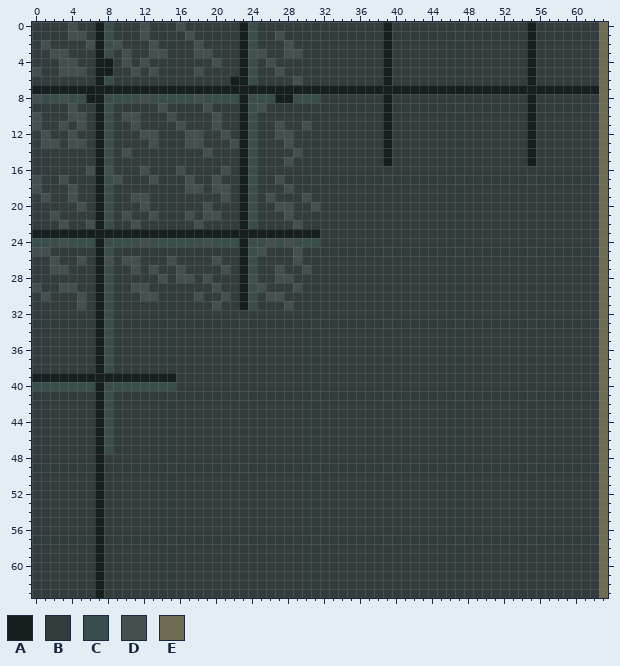
File history of a pixel-art sprite, images/tiles/floor.png. Above, as it was before the edit.
The file is 64x64 pixels.
Palette (. is transparent): A #161e1e  B #343d3d  C #3a4d4d  D #444f4f  E #6f6d51
Pixels before (only the part around the change), first column x 0:
 0 BBBBDBBACBBBDBBBDBBBBBBACBBBBBBBBBBBBBBABBBBBBBBBBBBBBBABBBBBBBE
 1 BBBBDDBACBBBDBBBBDBBBBBACBBDBBBBBBBBBBBABBBBBBBBBBBBBBBABBBBBBBE
 2 BDBBBBDACDBBBDBBBBDBBBBACBBBDBBBBBBBBBBABBBBBBBBBBBBBBBABBBBBBBE
 3 BBDDBBBACBDBBDDBBBDDBBBADDBBDDBBBBBBBBBABBBBBBBBBBBBBBBABBBBBBBE
 4 BBBDDBBAABDBDBBBBBBBDBBACBDBBBBBBBBBBBBABBBBBBBBBBBBBBBABBBBBBBE
 5 DBBDDDBAABBDBDBBBBDBBBBACBBDBBBBBBBBBBBABBBBBBBBBBBBBBBABBBBBBBE
 6 BBBBBBBACBBBBBBBBBBBBBAACBBBBDBBBBBBBBBABBBBBBBBBBBBBBBABBBBBBBE
 7 AAAAAAAAAAAAAAAAAAAAAAAAAAAAAAAAAAAAAAAAAAAAAAAAAAAAAAAAAAAAAAAE
 8 DCCDCCAACCCCDCCCCCDCCCCACCCAACCCBBBBBBBABBBBBBBBBBBBBBBABBBBBBBE
 9 BBBBDBBACBBBBBDBBBBDBBBACDBBBBBBBBBBBBBABBBBBBBBBBBBBBBABBBBBBBE
10 DBBBDDBACBDDBBBDBBBBDBBACBBBBBBBBBBBBBBABBBBBBBBBBBBBBBABBBBBBBE
11 DBBDBDBACBBDBBBBDBBBDBBACBBDBBDBBBBBBBBABBBBBBBBBBBBBBBABBBBBBBE
12 BDBBDBBACBBBDDBBBDDBBDBACBBDDBBBBBBBBBBABBBBBBBBBBBBBBBABBBBBBBE
13 BDDBDDBACBBBBDBBBDDBBBDACBBBDBBBBBBBBBBABBBBBBBBBBBBBBBABBBBBBBE
14 BBBBBBBACBDBBBBBBBBDBBBACBBBBDBBBBBBBBBABBBBBBBBBBBBBBBABBBBBBBE
15 BBBBBBBACBBBBBBBBBBBBBBACBBBDBBBBBBBBBBABBBBBBBBBBBBBBBABBBBBBBE
16 BBBBBBDADBBBDBBBDBBBBDBACBBBBBBBBBBBBBBBBBBBBBBBBBBBBBBBBBBBBBBE
17 DBBDBBBACDBBBDBBBDBBDBBACBBDBBBBBBBBBBBBBBBBBBBBBBBBBBBBBBBBBBBE
18 DBBBDBBACBBBBBBBBDDBDDBACBBBDBBBBBBBBBBBBBBBBBBBBBBBBBBBBBBBBBBE
19 BDBBDBBACBBDDBBBBBBBBDBACBDBBBDBBBBBBBBBBBBBBBBBBBBBBBBBBBBBBBBE
20 BBBBBDBACBBBDBBBBBBDBBBACBBDDBBDBBBBBBBBBBBBBBBBBBBBBBBBBBBBBBBE
21 BBDBBBBACBDBBDBBBDBDDBBACBBBDBBBBBBBBBBBBBBBBBBBBBBBBBBBBBBBBBBE
22 BBBDBBDACBBDBBBBBBDBBBBACBBBBDBBBBBBBBBBBBBBBBBBBBBBBBBBBBBBBBBE
23 AAAAAAAAAAAAAAAAAAAAAAAAAAAAAAAABBBBBBBBBBBBBBBBBBBBBBBBBBBBBBBE
24 CCCDCCCACCCCDCCCCCCDCCCACCDCDCCCBBBBBBBBBBBBBBBBBBBBBBBBBBBBBBBE
25 DDBBBBBACBBBBBBBBBBBBBBACDBBBDBBBBBBBBBBBBBBBBBBBBBBBBBBBBBBBBBE
26 BBDBBDBADBDDBBBDBBBBDBBACBBBBDBBBBBBBBBBBBBBBBBBBBBBBBBBBBBBBBBE
27 BBDDBBBACBBDBDBBDBBBBDBACBBDBBDBBBBBBBBBBBBBBBBBBBBBBBBBBBBBBBBE
28 BBBBBBBACBBBBBDBDDBDBBBADBBDDBBBBBBBBBBBBBBBBBBBBBBBBBBBBBBBBBBE
29 DBBDDBBACBBDDBBBBBBBDBBACDBBBDBBBBBBBBBBBBBBBBBBBBBBBBBBBBBBBBBE
30 BDBBBDBACBBBDDBBBBDBBDBACBDDBBBBBBBBBBBBBBBBBBBBBBBBBBBBBBBBBBBE
31 BBBBBDBACBBBBBBBBBBBDBBACBBBDBBBBBBBBBBBBBBBBBBBBBBBBBBBBBBBBBBE
32 BBBBBBBACBBBBBBBBBBBBBBBBBBBBBBBBBBBBBBBBBBBBBBBBBBBBBBBBBBBBBBE
33 BBBBBBBACBBBBBBBBBBBBBBBBBBBBBBBBBBBBBBBBBBBBBBBBBBBBBBBBBBBBBBE
34 BBBBBBBACBBBBBBBBBBBBBBBBBBBBBBBBBBBBBBBBBBBBBBBBBBBBBBBBBBBBBBE
35 BBBBBBBACBBBBBBBBBBBBBBBBBBBBBBBBBBBBBBBBBBBBBBBBBBBBBBBBBBBBBBE
36 BBBBBBBACBBBBBBBBBBBBBBBBBBBBBBBBBBBBBBBBBBBBBBBBBBBBBBBBBBBBBBE
37 BBBBBBBACBBBBBBBBBBBBBBBBBBBBBBBBBBBBBBBBBBBBBBBBBBBBBBBBBBBBBBE
38 BBBBBBBACBBBBBBBBBBBBBBBBBBBBBBBBBBBBBBBBBBBBBBBBBBBBBBBBBBBBBBE
39 AAAAAAAAAAAAAAAABBBBBBBBBBBBBBBBBBBBBBBBBBBBBBBBBBBBBBBBBBBBBBBE
40 CCCCCCCACCCCCCCCBBBBBBBBBBBBBBBBBBBBBBBBBBBBBBBBBBBBBBBBBBBBBBBE
41 BBBBBBBACBBBBBBBBBBBBBBBBBBBBBBBBBBBBBBBBBBBBBBBBBBBBBBBBBBBBBBE
42 BBBBBBBACBBBBBBBBBBBBBBBBBBBBBBBBBBBBBBBBBBBBBBBBBBBBBBBBBBBBBBE
43 BBBBBBBACBBBBBBBBBBBBBBBBBBBBBBBBBBBBBBBBBBBBBBBBBBBBBBBBBBBBBBE
44 BBBBBBBACBBBBBBBBBBBBBBBBBBBBBBBBBBBBBBBBBBBBBBBBBBBBBBBBBBBBBBE
45 BBBBBBBACBBBBBBBBBBBBBBBBBBBBBBBBBBBBBBBBBBBBBBBBBBBBBBBBBBBBBBE
46 BBBBBBBACBBBBBBBBBBBBBBBBBBBBBBBBBBBBBBBBBBBBBBBBBBBBBBBBBBBBBBE
47 BBBBBBBACBBBBBBBBBBBBBBBBBBBBBBBBBBBBBBBBBBBBBBBBBBBBBBBBBBBBBBE
48 BBBBBBBABBBBBBBBBBBBBBBBBBBBBBBBBBBBBBBBBBBBBBBBBBBBBBBBBBBBBBBE
49 BBBBBBBABBBBBBBBBBBBBBBBBBBBBBBBBBBBBBBBBBBBBBBBBBBBBBBBBBBBBBBE
50 BBBBBBBABBBBBBBBBBBBBBBBBBBBBBBBBBBBBBBBBBBBBBBBBBBBBBBBBBBBBBBE
51 BBBBBBBABBBBBBBBBBBBBBBBBBBBBBBBBBBBBBBBBBBBBBBBBBBBBBBBBBBBBBBE
52 BBBBBBBABBBBBBBBBBBBBBBBBBBBBBBBBBBBBBBBBBBBBBBBBBBBBBBBBBBBBBBE
53 BBBBBBBABBBBBBBBBBBBBBBBBBBBBBBBBBBBBBBBBBBBBBBBBBBBBBBBBBBBBBBE
54 BBBBBBBABBBBBBBBBBBBBBBBBBBBBBBBBBBBBBBBBBBBBBBBBBBBBBBBBBBBBBBE
55 BBBBBBBABBBBBBBBBBBBBBBBBBBBBBBBBBBBBBBBBBBBBBBBBBBBBBBBBBBBBBBE
56 BBBBBBBABBBBBBBBBBBBBBBBBBBBBBBBBBBBBBBBBBBBBBBBBBBBBBBBBBBBBBBE
57 BBBBBBBABBBBBBBBBBBBBBBBBBBBBBBBBBBBBBBBBBBBBBBBBBBBBBBBBBBBBBBE
58 BBBBBBBABBBBBBBBBBBBBBBBBBBBBBBBBBBBBBBBBBBBBBBBBBBBBBBBBBBBBBBE
59 BBBBBBBABBBBBBBBBBBBBBBBBBBBBBBBBBBBBBBBBBBBBBBBBBBBBBBBBBBBBBBE
60 BBBBBBBABBBBBBBBBBBBBBBBBBBBBBBBBBBBBBBBBBBBBBBBBBBBBBBBBBBBBBBE
61 BBBBBBBABBBBBBBBBBBBBBBBBBBBBBBBBBBBBBBBBBBBBBBBBBBBBBBBBBBBBBBE
62 BBBBBBBABBBBBBBBBBBBBBBBBBBBBBBBBBBBBBBBBBBBBBBBBBBBBBBBBBBBBBBE
63 BBBBBBBABBBBBBBBBBBBBBBBBBBBBBBBBBBBBBBBBBBBBBBBBBBBBBBBBBBBBBBE
And afterwards:
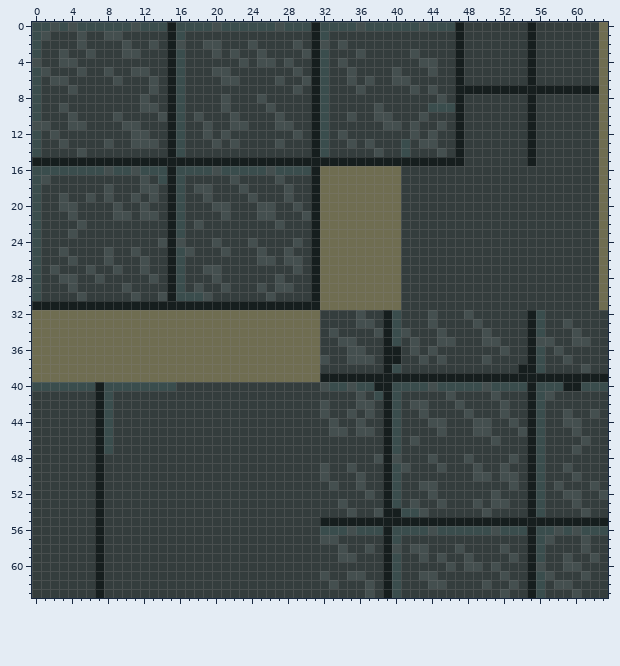
From the commit log: Adjusted the tiles, etc.
What changed:
Changed rows in their new state; - is an unchanged pixel.
first column x 0:
 0 CCDC-CCC-CCDCCCACCCCDCCC-CCDCCCACCCCDCCCCCCDCCCA----------------
 1 CD--B--BDD--B--ACB-----BB--B---AC------B-------A----------------
 2 CB---DBBBBD----AD-BDD--BD---BD-AD-D----B-------A----------------
 3 C-B---DBB--D-BBAC-BBD-DBB---BBDAC---D--B--D----A----------------
 4 D------BB-B-B--AC---B--DBD--D--AC-D----B---DD--A----------------
 5 CD-BB--BD---DB-AC-B-DD-BB--B-D-AC--D---BD---D--A----------------
 6 C-DD---BBD---D-AC----DDBB--D-BDAC--D-D-BDD-----A----------------
 7 CBBBDBBBBBBBBDB-CBBBBBBBBBBBBDB-CBBBDBBBBBDBDBB-----------------
 8 CBBBBBBBBBBB-BBA-BBBBDBBBDBBBBBAC------B-----D-A----------------
 9 C--DB--BB---DDBAC--B-D-BBBD----AC-----DB----CCCA----------------
10 C----B-BBDBB--DAC-D-B-DBB--D---AC--D--DD---D---A----------------
11 -D-BD--BB-D----AC--DB-DDB---D-BAC------DD-D--D-A----------------
12 CBD-B--BB--D-B-ACBBD---BB--BBD-AC-D----B--D-D--A----------------
13 CBBDBB-BD--DD--ACBB-D--BB--DB--AC--D-D-B-C-DD--A----------------
14 C----D-BB-B----AC--B---BB----B-AC-----DB-C---D-A----------------
15 AAAAAAA-AAAAAAAAAAAAAAA-AAAAAAAAAAAAAAA-AAAAAAAA----------------
16 CCCCCCCC-CCDCCCACCCCDCCC-CDCCCCAEEEEEEEEE-----------------------
17 CD-B---BBB--DBCACB--B-DBB------AEEEEEEEEE-----------------------
18 C---B--BD---DD-ACB-DBB-DB------AEEEEEEEEE-----------------------
19 CB-DB-DBD---BD-AC--D-B-BD-B-D-BAEEEEEEEEE-----------------------
20 C--DDB-BBD-----AC--BDD-BBDDBBD-AEEEEEEEEE-----------------------
21 C-B-D--BBD--D--ACB-BBD-BBDD-B-DAEEEEEEEEE-----------------------
22 C--B-DBBB--B---AC------BB--D-B-AEEEEEEEEE-----------------------
23 CBBBDBBBBBBBBBB-CBBBBBBBBBBBBBB-EEEEEEEEE-----------------------
24 -BBBBBBBBBBBBBDADBBBDBBBDBBBBDBAEEEEEEEEE-----------------------
25 CB-D---BD--D---ACD---D-BB---DB-AEEEEEEEEE-----------------------
26 C-B-DB-B--BBD--AC---B--BBDD-D--AEEEEEEEEE-----------------------
27 C--B--DBBD-BDB-AC--DDB-BB--B-DBAEEEEEEEEE-----------------------
28 C--DD--DB----DBACB-BD--BB---B--AEEEEEEEEE-----------------------
29 C--B---BB-DBB--AC-D-BD-BB--DDB-AEEEEEEEEE-----------------------
30 CB-----BB--DBBDACCCD-B-BB--B---AEEEEEEEEE-----------------------
31 AAAAAAA-AAAAAAAAAAAAAAA-AAAAAAAAEEEEEEEEE-----------------------
32 EEEEEEEEEEEEEEEEEEEEEEEEEEEEEEEE----D--AC---D---D------AC------B
33 EEEEEEEEEEEEEEEEEEEEEEEEEEEEEEEE----DD-AC---D----D-----AC--D---B
34 EEEEEEEEEEEEEEEEEEEEEEEEEEEEEEEE-D----DACD---D----D----AC---D--B
35 EEEEEEEEEEEEEEEEEEEEEEEEEEEEEEEE--DD---AC-D--DD---DD---ADD--DD-B
36 EEEEEEEEEEEEEEEEEEEEEEEEEEEEEEEE---DD--AA-D-D-------D--AC-D----B
37 EEEEEEEEEEEEEEEEEEEEEEEEEEEEEEEED--DDD-AA--D-D----D----AC--D---B
38 EEEEEEEEEEEEEEEEEEEEEEEEEEEEEEEE-------AC-------------AAC----D-B
39 EEEEEEEEEEEEEEEEEEEEEEEEEEEEEEEEAAAAAAAAAAAAAAAAAAAAAAAAAAAAAAAA
40 --------------------------------DCCDCCAACCCCDCCCCCDCCCCACCCAACCC
41 ------------------------------------D-CAC-----D----D---ACD-----B
42 --------------------------------D---DD-AC-DD---D----D--AC------B
43 --------------------------------D--D-D-AC--D----D---D--AC--D--DB
44 ---------------------------------D--D--AC---DD---DD--D-AC--DD--B
45 ---------------------------------DD-DD-AC----D---DD---DAC---D--B
46 ---------------------------------------AC-D--------D---AC----D-B
47 ---------------------------------------AC--------------AC---D--B
48 --------------------------------------DAD---D---D----D-AC------B
49 --------------------------------D--D---ACD---D---D--D--AC--D---B
50 --------------------------------D---D--AC--------DD-DD-AC---D--B
51 ---------------------------------D--D--AC--DD--------D-AC-D---DB
52 -------------------------------------D-AC---D------D---AC--DD--D
53 ----------------------------------D----AC-D--D---D-DD--AC---D--B
54 -----------------------------------D--DAACCD------D----AC----D-B
55 --------------------------------AAAAAAAAAAAAAAAAAAAAAAAAAAAAAAAA
56 --------------------------------CCCDCCCACCCCDCCCCCCDCCCACCDCDCCC
57 --------------------------------DD-----AC--------------ACD---D-B
58 ----------------------------------D--D-AD-DD---D----D--AC----D-B
59 ----------------------------------DD---AC--D-D--D----D-AC--D--DB
60 ---------------------------------------AC-----D-DD-D---AD--DD--B
61 --------------------------------D--DD--AC--DD-------D--ACD---D-B
62 ---------------------------------D---D-AC---DD----D--D-AC-DD---B
63 -------------------------------------D-AC-----------D--AC---D--B
Pixel boxes of the changes (left, top, right, bottom) in both pictures:
changed: (32, 22, 608, 598)
